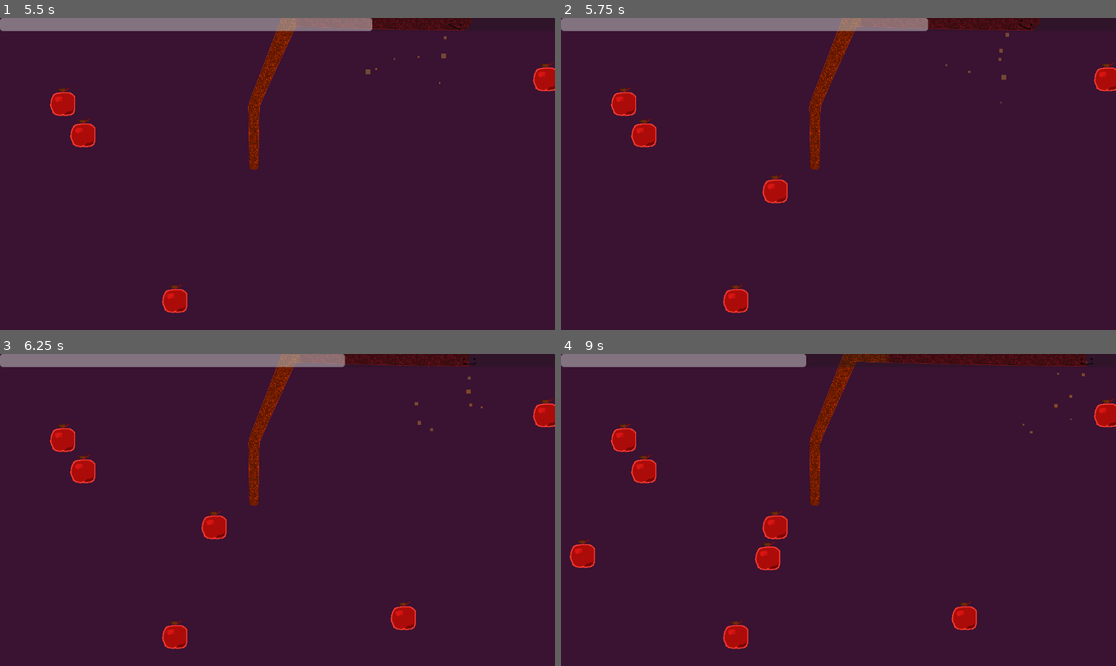
Above: before the commit, frames 1-4 (two rows, left to right).
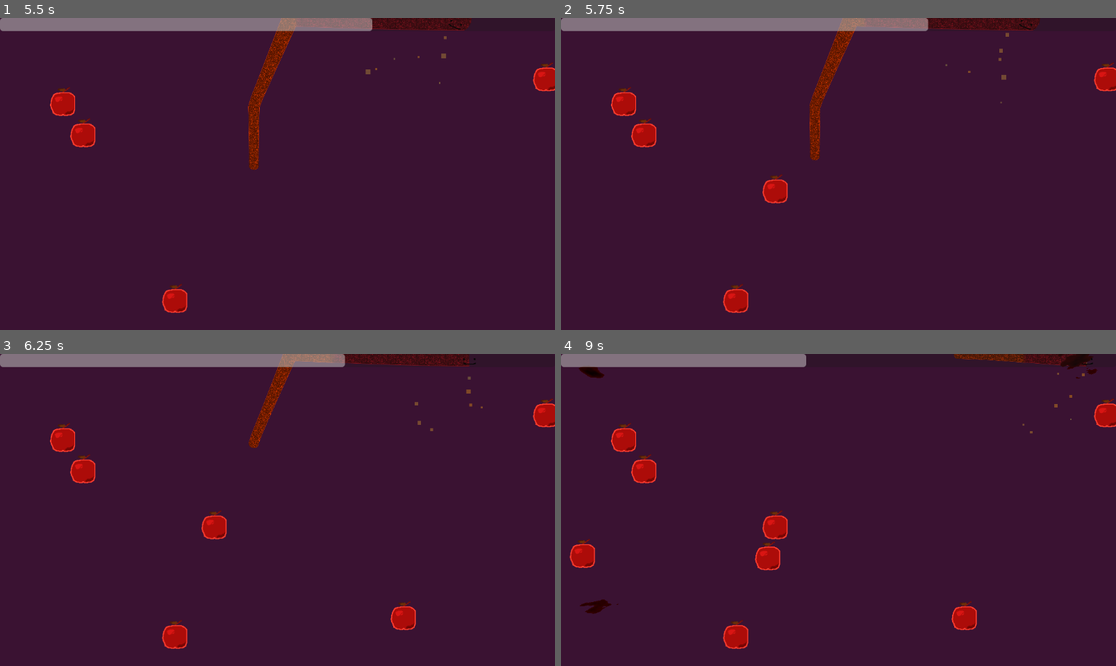
Above: after the commit, the same moments.

Repository: tylercchase/gmtk-2025
Game: Godot game, scene res://src/menus/main/main_menu.tscn
The game is run twice, just before and just after one commit, with the same random seed, the same clock (stepped at 60 frames per second) and the same inputs.
Inputs (mouse positions are in pixels of both pictures, inside the frame that each line leads up to):
- Up to frame 1 (5.5 s): click "Start" at 0.5 s; move the mouse to (399, 158) at 1.27 s; hold D (move_right) 1.28-2 s; click (399, 158) at 1.35 s; drag from (166, 189) to (277, 42) at 2.02 s; move the mouse to (333, 105) at 2.77 s; hold D (move_right) 2.78-3.5 s; tap Mouse wheel up (scroll_up) at 2.85 s; click (333, 105) at 2.92 s; drag from (249, 236) to (543, 77) at 3.52 s; move the mouse to (444, 220) at 4.27 s; hold A (move_left) 4.28-5 s; tap Mouse wheel down (scroll_down) at 4.35 s; click (444, 220) at 4.42 s; drag from (111, 127) to (177, 298) at 5.02 s
- Up to frame 2 (5.75 s): no input
- Up to frame 3 (6.25 s): move the mouse to (305, 510) at 5.77 s; hold A (move_left) from 5.78 s (still down); click (305, 510) at 5.85 s
- Up to frame 4 (9 s): release A (move_left) at 6.5 s; drag from (755, 432) to (738, 634) at 6.52 s; move the mouse to (960, 494) at 7.27 s; hold D (move_right) 7.28-8 s; tap Mouse wheel up (scroll_up) at 7.35 s; click (960, 494) at 7.42 s; drag from (727, 525) to (622, 438) at 8.02 s; move the mouse to (894, 441) at 8.77 s; hold A (move_left) from 8.78 s (still down); tap Mouse wheel down (scroll_down) at 8.85 s; click (894, 441) at 8.92 s

Frame 1 is identical in both runs. In frame 2, 0.7% of the frame differs, in the area x 44-87%, y 0-49%; in frame 3, 0.8%; in frame 4, 2.3%, in the area x 3-97%, y 0-84%.
Error before the commit: Invalid call. Nonexistent function 'get_modifers' in base 'Node (state.gd)'. (res://src/segments/segment_manager.gd:28)

Commit message:
feat: add a time low warning shader

Diff:
--- a/src/level/level_manager.gd
+++ b/src/level/level_manager.gd
@@ -4,6 +4,7 @@
 @export var progress_bar: ProgressBar
 
 @export var player: Player
+@export var low_time_vignette: ColorRect
 
 var timer: Timer
 
@@ -30,6 +31,7 @@
 
 func _process(_delta: float) -> void:
 	progress_bar.value =  timer.time_left / timer.wait_time
+	low_time_vignette.material.set("shader_parameter/radius", (1.0 - progress_bar.value) * 0.7)
 
 func _on_item_collected(item: Item, node: Node):
 	var modified_amount = State.get_modifiers(item.id, 1)
--- /dev/null
+++ b/src/level/low_time_vignette.gdshader
@@ -0,0 +1,51 @@
+// https://godotshaders.com/shader/scary-dark-vignette/
+shader_type canvas_item;
+
+uniform float radius = 1.0;
+uniform float speed : hint_range(0.0, 10.0) = 1.0;
+uniform vec4 effect_color : source_color = vec4(0.251, 0.0, 0.0, 1.0);
+
+float snoise(vec3 uv, float res)
+{
+    const vec3 s = vec3(1e0, 1e2, 1e3);
+    uv *= res;
+
+    vec3 uv0 = floor(mod(uv, res)) * s;
+    vec3 uv1 = floor(mod(uv + vec3(1.0), res)) * s;
+
+    vec3 f = fract(uv);
+    f = f * f * (3.0 - 2.0 * f);
+
+    vec4 v = vec4(uv0.x + uv0.y + uv0.z, uv1.x + uv0.y + uv0.z,
+                  uv0.x + uv1.y + uv0.z, uv1.x + uv1.y + uv0.z);
+
+    vec4 r = fract(sin(v * 1e-1) * 1e3);
+    float r0 = mix(mix(r.x, r.y, f.x), mix(r.z, r.w, f.x), f.y);
+
+    r = fract(sin((v + uv1.z - uv0.z) * 1e-1) * 1e3);
+    float r1 = mix(mix(r.x, r.y, f.x), mix(r.z, r.w, f.x), f.y);
+
+    return mix(r0, r1, f.z) * 2.0 - 1.0;
+}
+
+void fragment()
+{
+    // Usar UV para escalar el efecto al ColorRect
+    vec2 p = (UV - 0.5) * radius; // Normalizar a [-1, 1]
+
+    float color = 3.0 - (3.0 * length(2.0 * p));
+
+    vec3 coord = vec3(atan(p.x, p.y) / 6.2832 + 0.5, length(p) * 0.4, 0.5);
+
+    float time = -TIME / speed;
+    for (int i = 1; i <= 7; i++)
+    {
+        float power = pow(2.0, float(i));
+        color += (1.5 / power) * snoise(coord + vec3(0.0, -time * 0.05, time * 0.01), power * 16.0);
+    }
+
+    // Ajustar transparencia: fuego transparente, bordes opacos
+    float alpha = 1.0 - smoothstep(effect_color.a, 1.0, color);
+
+    COLOR = vec4(color - (1.0 - effect_color.r), color - (1.0 - effect_color.g), color - (1.0 - effect_color.b), alpha);
+}
--- a/src/level/test_level.tscn
+++ b/src/level/test_level.tscn
@@ -10,6 +10,7 @@
 [ext_resource type="PackedScene" uid="uid://m58glpi7hgow" path="res://src/collectibles/collectible_spawner.tscn" id="5_88en4"]
 [ext_resource type="Script" uid="uid://dv7pqdck0s0oh" path="res://addons/shaker/data/Single/BaseShakerType1D.gd" id="5_tfvns"]
 [ext_resource type="Script" uid="uid://8px07ckfhbj2" path="res://addons/shaker/data/Vector2/ShakerPreset2D.gd" id="6_s7h1i"]
+[ext_resource type="Shader" uid="uid://ngknlpfw6on4" path="res://src/level/low_time_vignette.gdshader" id="8_s7h1i"]
 [ext_resource type="Script" uid="uid://cf2oa1hfd3wx7" path="res://src/level/floating_text_manager.gd" id="11_8mdby"]
 [ext_resource type="PackedScene" uid="uid://dqbwkxodatt1t" path="res://src/collectibles/orange/orange.tscn" id="11_tfvns"]
 [ext_resource type="PackedScene" uid="uid://b56qw6dlfr54h" path="res://src/level/floating_text/floating_text.tscn" id="12_hk6v1"]
@@ -41,6 +42,12 @@
 bake_internal = 64
 __follow_timeline = false
 metadata/_custom_type_script = "uid://8px07ckfhbj2"
+
+[sub_resource type="ShaderMaterial" id="ShaderMaterial_jf263"]
+shader = ExtResource("8_s7h1i")
+shader_parameter/radius = 0.0
+shader_parameter/speed = 1.0
+shader_parameter/effect_color = Color(0.201816, 7.0692e-08, 5.41471e-08, 1)
 
 [node name="TestLevel" type="Node2D"]
 position = Vector2(-3.09944e-06, 1.07288e-05)
@@ -80,6 +87,13 @@
 grow_vertical = 2
 mouse_filter = 2
 
+[node name="ColorRect" type="ColorRect" parent="CanvasLayer/Control"]
+material = SubResource("ShaderMaterial_jf263")
+layout_mode = 0
+offset_right = 1156.0
+offset_bottom = 658.0
+mouse_filter = 2
+
 [node name="ProgressBar" type="ProgressBar" parent="CanvasLayer/Control"]
 layout_mode = 1
 anchors_preset = 10
@@ -89,9 +103,10 @@
 max_value = 1.0
 show_percentage = false
 
-[node name="LevelManager" parent="." node_paths=PackedStringArray("progress_bar", "player") instance=ExtResource("4_5ipog")]
+[node name="LevelManager" parent="." node_paths=PackedStringArray("progress_bar", "player", "low_time_vignette") instance=ExtResource("4_5ipog")]
 progress_bar = NodePath("../CanvasLayer/Control/ProgressBar")
 player = NodePath("../Player")
+low_time_vignette = NodePath("../CanvasLayer/Control/ColorRect")
 
 [node name="CollectibleSpawner" parent="." node_paths=PackedStringArray("player") instance=ExtResource("5_88en4")]
 apples = ExtResource("3_88en4")
--- a/src/segments/segment_manager.gd
+++ b/src/segments/segment_manager.gd
@@ -25,7 +25,7 @@
 # Used to create a new player node in global position after the timer runs out each time.
 func _on_timer_timeout():
 	trail_line.add_point(player_node.global_position)
-	if len(trail_line.points) > State.get_modifers("worm-length", number_of_segments):
+	if len(trail_line.points) > State.get_modifiers("worm-length", number_of_segments):
 		trail_line.remove_point(0)
 	if len(trail_line.points) > 0:
 		check_closed_loops()
Not shown, added: src/level/low_time_vignette.gdshader.uid
Not shown: 1 places in src/level/test_level.tscn that only renumber resources
